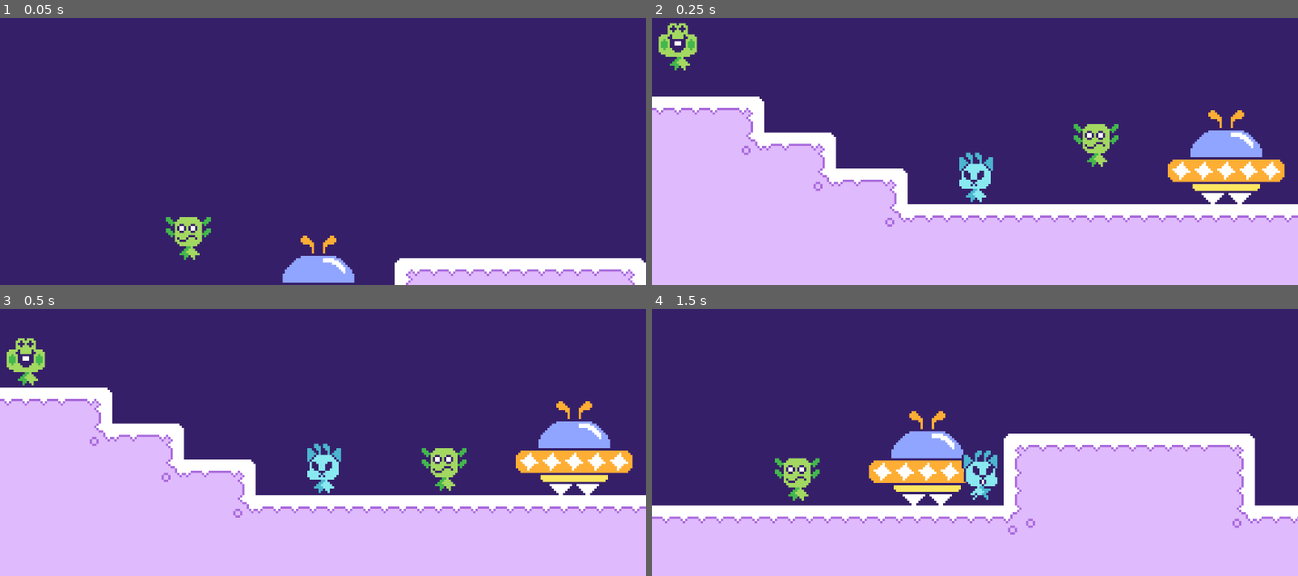
Above: before the commit, frames 1-4 (two rows, left to right).
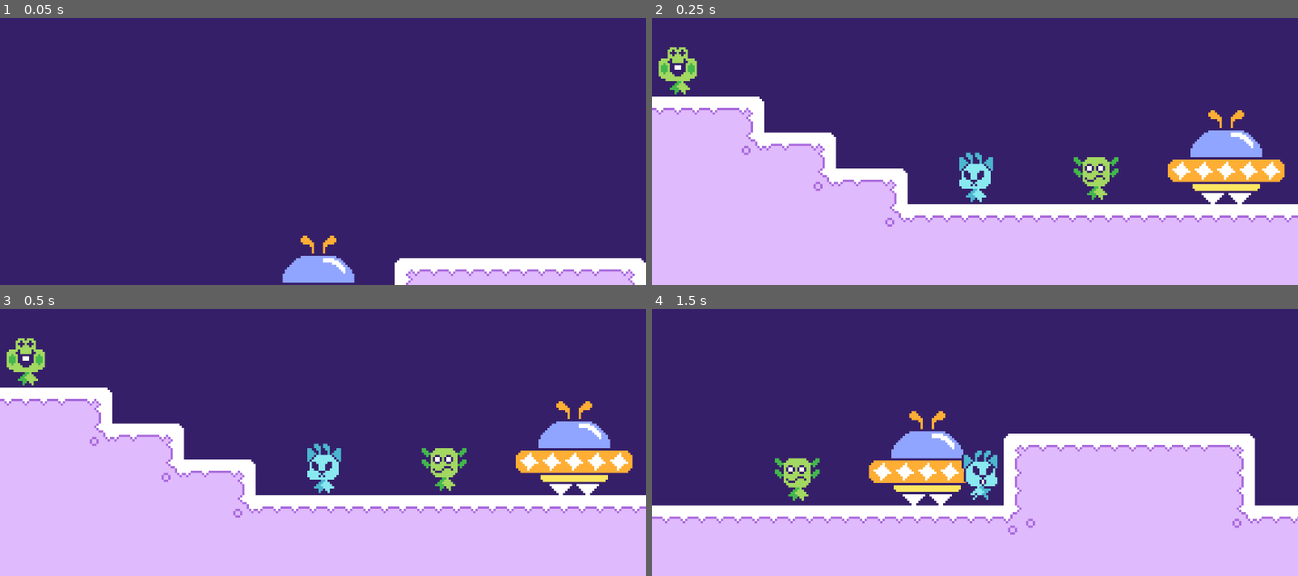
Above: after the commit, the same moments.

Repository: Zazorah/secret-santa-2025
Game: Godot game, scene res://World/Placeholder/TestRoom.tscn
Two runs of this game, one before a commit and one after it. Both use one fixed random seed, a clock stepped at 60 frames per second and the inputs below.
Inputs:
- Up to frame 1 (0.05 s): no input
- Up to frame 2 (0.25 s): no input
- Up to frame 3 (0.5 s): no input
- Up to frame 4 (1.5 s): hold D (move_right) from 0.53 s (still down); tap W (jump) at 0.6, 0.77, 1.07, 1.35 s

The runs differ from the first frame. In frame 1, 0.6% of the frame differs, in the area x 25-33%, y 74-91%; in frame 2, 2.1%, in the area x 1-73%, y 1-69%; in frame 3, nothing differs; in frame 4, nothing differs.

Commit message:
Prevent NPCs from Colliding With Player

Diff:
--- a/Entities/Characters/Player/EntityPlayer.gd
+++ b/Entities/Characters/Player/EntityPlayer.gd
@@ -14,6 +14,8 @@
 var current_state: State = State.IDLE
 
 func _ready() -> void:
+	super._ready()
+
 	await get_tree().create_timer(0.1).timeout
 	if GameManager.camera:
 		GameManager.camera.focus_target = self
--- a/Entities/Entity.gd
+++ b/Entities/Entity.gd
@@ -16,6 +16,10 @@
 	# Link self with Visualizer
 	if visualizer:
 		visualizer.entity = self
+
+	# Set collision properties
+	collision_layer = 2
+	collision_mask = 1
 
 func _physics_process(delta: float) -> void:
 	# Apply gravity
--- a/Entities/EntityVisualizer.gd
+++ b/Entities/EntityVisualizer.gd
@@ -17,15 +17,20 @@
 
 	# Choose animation based on state
 	if not grounded:
-		play("jump")
+		play_animation("jump")
 	elif abs(velocity.x) > 10:
-		play("walk")
+		play_animation("walk")
 	else:
-		play("idle")
+		play_animation("idle")
 
 	# Play squash effect if just landed
 	if !was_grounded and grounded:
 		squash()
+
+# Animation Methods
+func play_animation(key: StringName):
+	if sprite_frames.has_animation(key):
+		play(key)
 
 # Effect Methods
 func squish(strength = 1.0):
--- a/Entities/Utility/InteractionZone.gd
+++ b/Entities/Utility/InteractionZone.gd
@@ -4,4 +4,4 @@
 # Defines a space in which the Player can interact with the entity
 # that this is attached to.
 
-signal on_interact
+signal on_interact # Emitted when the Player interacts with this zone. Should be handled in parent.
--- a/World/Placeholder/TestRoom.tscn
+++ b/World/Placeholder/TestRoom.tscn
@@ -25,13 +25,13 @@
 tile_set = ExtResource("3_8h5r4")
 
 [node name="NPCAxolotl" parent="." instance=ExtResource("5_dv4i4")]
-position = Vector2(84, 97)
+position = Vector2(84, 127)
 
 [node name="NPCFrog" parent="." instance=ExtResource("6_vhexg")]
-position = Vector2(-102, 54)
+position = Vector2(-102, 80)
 
 [node name="NPCFork" parent="." instance=ExtResource("7_fi5io")]
-position = Vector2(508, 106)
+position = Vector2(508, 128)
 
 [node name="PlayerCharacter" parent="." instance=ExtResource("1_c3ubo")]
 position = Vector2(30, 129)
